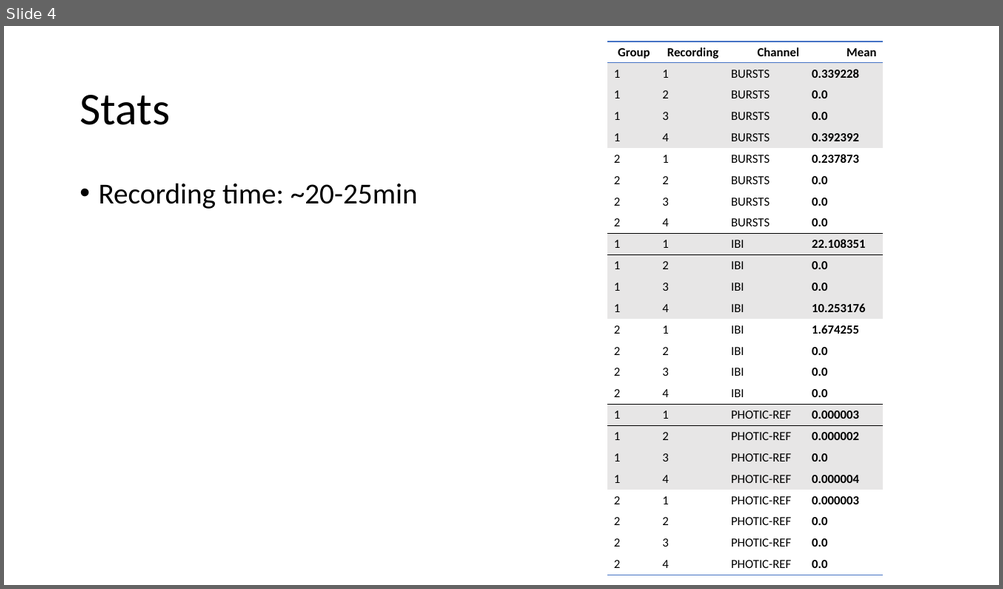
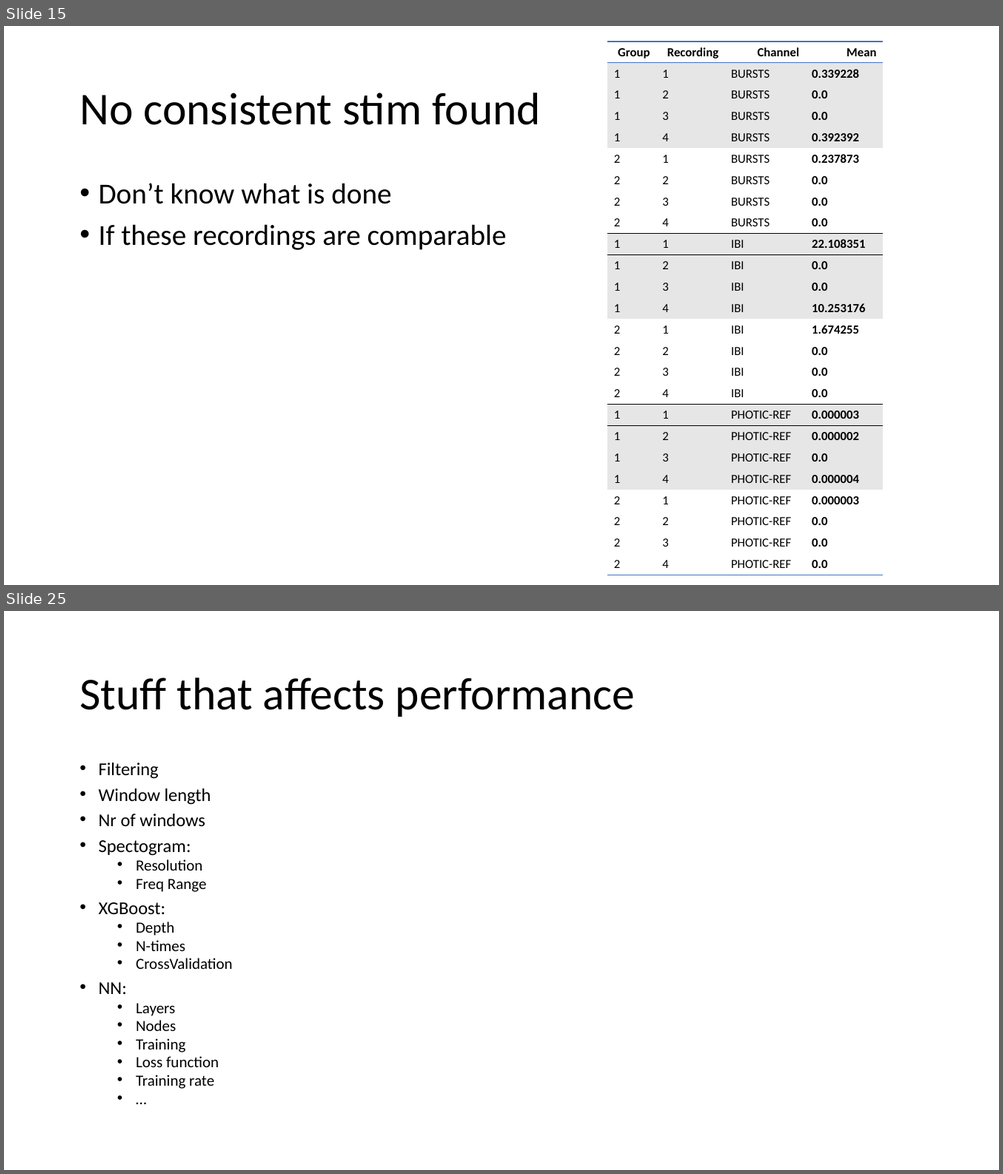
Before and after one commit to JeroenBuil/deegtal_coding_task, a slide deck: reports/dEEGtal interview presentation - Jeroen Buil.pptx. Shown one above the other, each under a label of ours: slide 4 before the commit, slides 15 and 25 after it; the slides between them are not shown. The pictures are 1003x589 and 1003x1174 pixels, drawn with LibreOffice and Linux fonts; fonts in the diff are those of the drawing. Boxes give left, top, right and bottom in pixels: in the first picture for what was removed or moved away, otherwise in the second. Text is boxed around its words. In the diff, an @@ line names an element or a change of style, - is before the commit and + after.

```diff
--- a/reports/dEEGtal interview presentation - Jeroen Buil.pptx
+++ b/reports/dEEGtal interview presentation - Jeroen Buil.pptx
@@ slide 25 added at [4, 611, 999, 1170], background #FFFFFF @@
@@ title added at [79, 678, 634, 717], 44 pt, text #000000 @@
+Stuff that affects performance
@@ text added at [99, 763, 233, 1089], 15 pt, text #000000 @@
+• Filtering
+• Window length
+• Nr of windows
+• Spectogram:
+  • Resolution
+  • Freq Range
+• XGBoost:
+  • Depth
+  • N-times
+  • CrossValidation
+• NN:
+  • Layers
+  • Nodes
+  • Training
+  • Loss function
+  • Training rate
+  • …
@@ what was slide 4 is now slide 15 @@
@@ slide 15 changed as well @@
@@ title at [79, 93, 540, 125]: text changed @@
-Stats
+No consistent stim found
@@ text at [99, 183, 506, 250]: text changed @@
-• Recording time: ~20-25min
+• Don’t know what is done
+• If these recordings are comparable
```
Also in this commit, not shown: 4 other slides changed, 20 other slides added, 7 slides removed, 1 other file.
